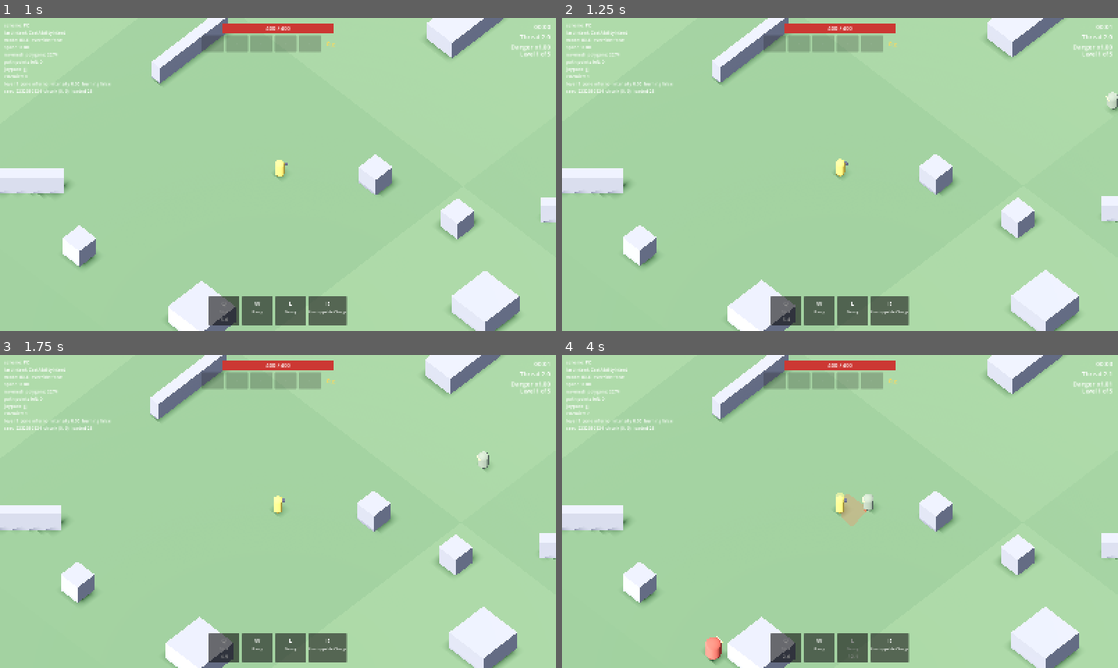
Above: before the commit, frames 1-4 (two rows, left to right).
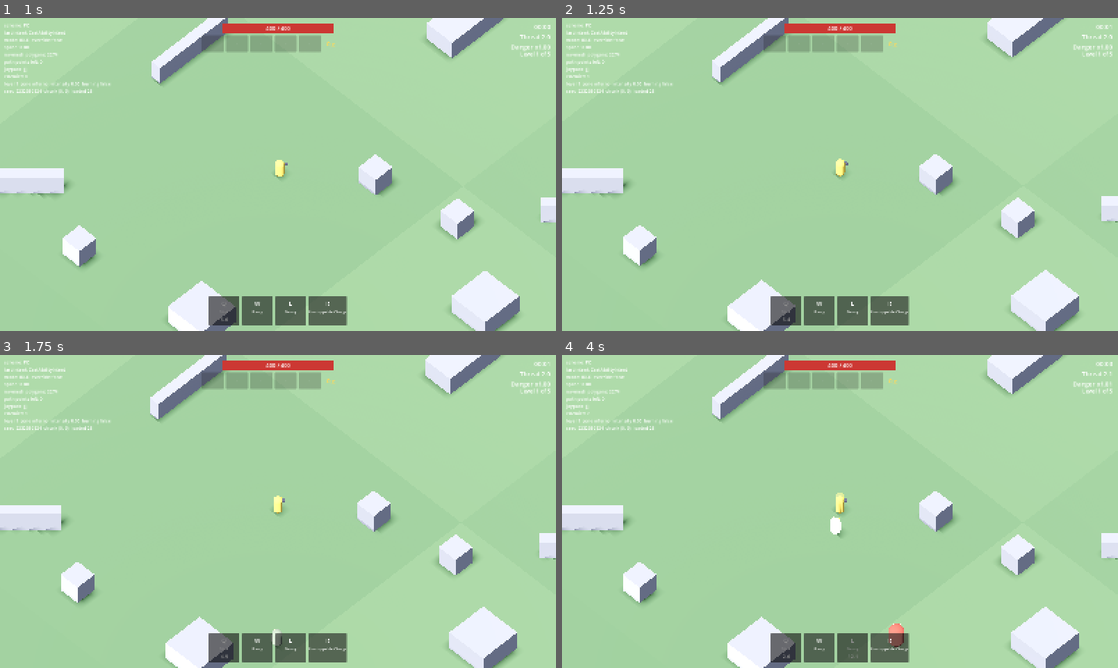
Above: after the commit, the same moments.

Repository: Ahadwen/Escape-v2
Game: Godot game, scene res://world/levels/level.tscn
Same seed, same stepped clock (60 frames per second), same inputs: the game is played once before the commit and once after it.
Inputs (mouse positions are in pixels of both pictures, inside the frame that each line leads up to):
- Up to frame 1 (1 s): tap Enter at 0.5 s; move the mouse to (400, 158) at 0.52 s; tap Q (ability_1) at 0.6 s; click (400, 158) at 0.67 s
- Up to frame 2 (1.25 s): no input
- Up to frame 3 (1.75 s): drag from (166, 527) to (250, 574) at 1.27 s
- Up to frame 4 (4 s): move the mouse to (895, 442) at 2.02 s; tap E (ability_3) at 2.1 s; click (895, 442) at 2.17 s; drag from (812, 574) to (673, 464) at 2.77 s; move the mouse to (1006, 558) at 3.52 s; click (1006, 558) at 3.6 s

Frame 1 is identical in both runs. In frame 2, less than 0.1% of the frame differs, in the area x 97-100%, y 23-30%; in frame 3, 0.1%; in frame 4, 0.9%, in the area x 25-62%, y 44-99%.

Commit message:
Hunters: telegraphs only on big attacks; Brute charge leads; Spinner tighter; more pressure
- HunterAbility.show_warning: light attacks (Shambler strike, Harpooner
  punch) flash the body instead of a ground warning
- Brute charge tracks you until 0.3 s before it goes, aims where you'll be
  on arrival, reaches up to 22 m (+3 m past), usable from 18 m
- Spinner turns 110 deg/s (was 55), shorter aim and recovery, longer drive
- 3 hunters at the start; spawn 16-24 m away

Co-Authored-By: Claude Opus 5.5 <noreply@anthropic.com>
Claude-Session: https://claude.ai/code/session_01MK2ViG6yW215fERvVJH3QP

Diff:
--- a/director/data/hunt.tres
+++ b/director/data/hunt.tres
@@ -45,12 +45,12 @@
 base_spawn_interval = 5.0
 min_spawn_interval = 2.0
 initial_delay = 1.0
-spawn_distance_min = 22.0
-spawn_distance_max = 30.0
+spawn_distance_min = 16.0
+spawn_distance_max = 24.0
 ahead_bias = 0.65
 despawn_distance = 70.0
 reentry_distance = 32.0
-max_alive_start = 2
+max_alive_start = 3
 max_alive_per_threat = 0.5
 max_alive_cap = 5
 entries = Array[ExtResource("entry")]([SubResource("Entry_shambler"), SubResource("Entry_brute"), SubResource("Entry_spinner"), SubResource("Entry_harpooner")])
--- a/enemies/data/hunters/brute.tres
+++ b/enemies/data/hunters/brute.tres
@@ -24,10 +24,12 @@
 cooldown = 7.0
 initial_cooldown = 2.0
 min_range = 5.0
-max_range = 15.0
+max_range = 18.0
 needs_line_of_sight = true
 wind_up = 0.9
-distance = 16.0
+distance = 22.0
+overshoot = 3.0
+lock_time = 0.3
 speed = 26.0
 width = 2.0
 damage = 45.0
--- a/enemies/data/hunters/harpooner.tres
+++ b/enemies/data/hunters/harpooner.tres
@@ -8,6 +8,7 @@
 [sub_resource type="Resource" id="Ability_0"]
 script = ExtResource("strike")
 display_name = "Punch"
+show_warning = false
 cooldown = 4.0
 initial_cooldown = 1.0
 max_range = 2.5
--- a/enemies/data/hunters/shambler.tres
+++ b/enemies/data/hunters/shambler.tres
@@ -7,6 +7,7 @@
 [sub_resource type="Resource" id="Ability_0"]
 script = ExtResource("strike")
 display_name = "Strike"
+show_warning = false
 cooldown = 1.0
 initial_cooldown = 0.5
 max_range = 2.4
--- a/enemies/data/hunters/spinner.tres
+++ b/enemies/data/hunters/spinner.tres
@@ -10,14 +10,14 @@
 cooldown = 0.0
 initial_cooldown = 0.8
 max_range = 999.0
-aim_time = 0.4
+aim_time = 0.25
 start_speed = 6.0
 max_speed = 24.0
 acceleration = 30.0
 deceleration = 14.0
-turn_rate_degrees = 55.0
-drive_time = 1.6
-recovery = 0.6
+turn_rate_degrees = 110.0
+drive_time = 2.2
+recovery = 0.35
 
 [resource]
 script = ExtResource("hunter")
--- a/enemies/enemy.gd
+++ b/enemies/enemy.gd
@@ -144,6 +144,17 @@
 	return minion
 
 
+## Wind-up tell on the body (a bright flash), for attacks without a ground
+## warning.
+func set_tell(on: bool) -> void:
+	var material: StandardMaterial3D = body_mesh.material_override as StandardMaterial3D
+	if material == null:
+		return
+	material.emission_enabled = on
+	material.emission = Color(1.0, 0.9, 0.6)
+	material.emission_energy_multiplier = 1.6
+
+
 ## Where attacks (projectiles, beams) leave from.
 func attack_origin() -> Vector3:
 	return global_position
--- a/enemies/hunters/abilities/melee_strike_ability.gd
+++ b/enemies/hunters/abilities/melee_strike_ability.gd
@@ -45,7 +45,9 @@
 		enemy().movement.face_towards(_direction)
 		_origin = enemy().global_position
 		var reach: float = ability.radius + MeleeStrikeAbility.BODY_MARGIN
-		if ability.shape == MeleeStrikeAbility.Shape.CIRCLE:
+		if not ability.show_warning:
+			enemy().set_tell(true)
+		elif ability.shape == MeleeStrikeAbility.Shape.CIRCLE:
 			brain.warning.show_circle(_origin, reach)
 		else:
 			brain.warning.show_cone(_origin, _direction, reach, ability.angle_degrees)
@@ -64,9 +66,11 @@
 
 	func cancel() -> void:
 		brain.warning.clear()
+		enemy().set_tell(false)
 
 	func _strike() -> void:
 		brain.warning.clear()
+		enemy().set_tell(false)
 		var reach: float = ability.radius + MeleeStrikeAbility.BODY_MARGIN
 		var amount: float = enemy().scaled_damage(ability.damage)
 		for target: Targetable in AttackUtils.player_targets(enemy().get_tree()):
--- a/enemies/hunters/abilities/rush_ability.gd
+++ b/enemies/hunters/abilities/rush_ability.gd
@@ -5,7 +5,11 @@
 ## stop it.
 
 @export var wind_up: float = 0.9
+## The aim tracks the target until this long before the rush, then locks.
+@export var lock_time: float = 0.3
+## Longest rush; it rushes a little past where it expects you to be.
 @export var distance: float = 16.0
+@export var overshoot: float = 3.0
 @export var speed: float = 26.0
 @export var width: float = 2.0
 @export var damage: float = 45.0
@@ -27,6 +31,7 @@
 	var _phase: Phase = Phase.WIND_UP
 	var _timer: float = 0.0
 	var _direction: Vector3
+	var _length: float = 16.0
 	var _dash: DashMovement
 	var _hit: Array[Targetable] = []
 
@@ -36,23 +41,37 @@
 
 	func start() -> void:
 		enemy().movement.stop()
-		_direction = brain.direction_to_predicted(ability.lead)
-		if _direction == Vector3.ZERO:
+		_aim()
+		brain.warning.show_line(enemy().global_position, _direction, _length, ability.width)
+		_timer = ability.wind_up
+
+	## Aims at where the target will be when the rush arrives.
+	func _aim() -> void:
+		var from: Vector3 = enemy().global_position
+		var arrival: float = maxf(_timer, 0.0) + brain.distance_to_target() / ability.speed
+		var point: Vector3 = brain.target.predicted_position(arrival) if brain.target else from
+		var offset: Vector3 = Vector3(point.x - from.x, 0.0, point.z - from.z)
+		if offset.length_squared() < 0.01:
 			_direction = enemy().movement.get_facing()
+			_length = ability.distance
+		else:
+			_direction = offset.normalized()
+			_length = minf(offset.length() + ability.overshoot, ability.distance)
 		enemy().movement.face_towards(_direction)
-		brain.warning.show_line(
-			enemy().global_position, _direction, ability.distance, ability.width
-		)
-		_timer = ability.wind_up
 
 	func tick(delta: float) -> bool:
 		match _phase:
 			Phase.WIND_UP:
 				_timer -= delta
+				if _timer > ability.lock_time:
+					_aim()
+					brain.warning.show_line(
+						enemy().global_position, _direction, _length, ability.width
+					)
 				brain.warning.set_progress(1.0 - _timer / ability.wind_up)
 				if _timer <= 0.0:
 					brain.warning.clear()
-					_dash = DashMovement.new(_direction, ability.distance, ability.speed, 0.15)
+					_dash = DashMovement.new(_direction, _length, ability.speed, 0.15)
 					enemy().movement.start_override(_dash)
 					_phase = Phase.RUSHING
 			Phase.RUSHING:
--- a/enemies/hunters/hunter_ability.gd
+++ b/enemies/hunters/hunter_ability.gd
@@ -11,6 +11,9 @@
 @export var max_range: float = 10.0
 ## Needs a clear line to the target (walls block it).
 @export var needs_line_of_sight: bool = false
+## Show a ground warning during the wind-up. Light attacks don't need one:
+## the hunter's body flashing is their tell.
+@export var show_warning: bool = true
 
 
 func can_use(brain: HunterBrain) -> bool:
